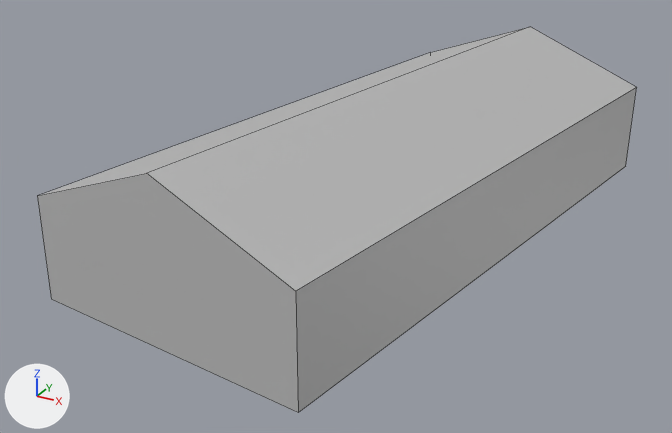
One commit to the FBX model Assets/Models/Casas varias/Casa_25.fbx: the scene before it, then after it.
The view is the same before and after, from a 50 mm lens placed at (0.157, -0.327, 0.152), pointed at (-0.012, -0.019, -0.003). The lights are fixed; the arrows at lower left show +X, +Y and +Z. The first picture is the older version. Mesh edges are drawn as thin lines. Where no turn or scale is listed for an object, it has been applied to the vertices.

In view in the first picture: 'Casa_25'.
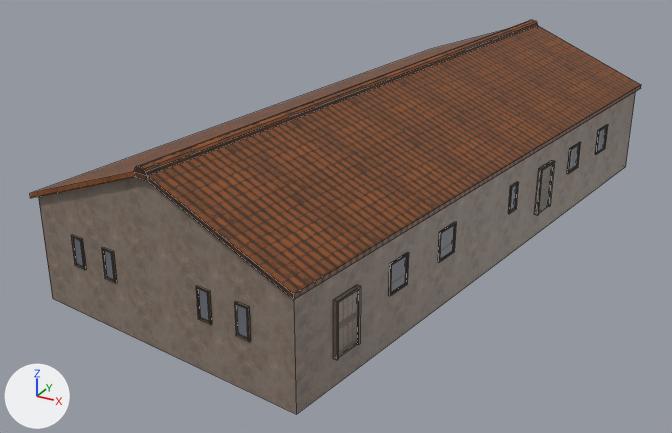
Boxes [x1, y1, x2, y2] around the edits, measured in the pictures (672 x 433 px):
'Casa_25', reshaped, recoloured (darker)
    before: [37, 27, 636, 413]
    after: [30, 20, 641, 414]
part 1 of me_mesh, built on
    before: [37, 27, 636, 413]
    after: [30, 20, 641, 414]
part 2 of me_mesh, added
    after: [508, 125, 608, 215]

The change, as a diff of the scene's bpy script:
```diff
--- a/Assets/Models/Casas varias/Casa_25.fbx.py
+++ b/Assets/Models/Casas varias/Casa_25.fbx.py
@@ img_textura_pared_estuco_tga @@
+img_textura_pared_estuco_tga = load_image('textura_pared_estuco.tga', '../../Textures/textura_pared_estuco.tga', 512, 512, 'sRGB')
@@ img_detalles_casas_tga @@
+img_detalles_casas_tga = load_image('Detalles_casas.tga', '../../Textures/Detalles_casas.tga', 2048, 2048, 'sRGB')
@@ img_textura_tejados_exterior_tga @@
+img_textura_tejados_exterior_tga = load_image('textura_tejados_exterior.tga', '../../Textures/textura_tejados_exterior.tga', 500, 500, 'sRGB')
@@ mat_mat_pared_estuco @@
+mat_mat_pared_estuco = principled_material('Mat_pared_estuco')
+mat_mat_pared_estuco.texture = img_textura_pared_estuco_tga
@@ mat_mat_detalles_casas @@
+mat_mat_detalles_casas = principled_material('Mat_Detalles_casas')
+mat_mat_detalles_casas.texture = img_detalles_casas_tga
@@ mat_mat_tejados_exterior @@
+mat_mat_tejados_exterior = principled_material('Mat_tejados_exterior')
+mat_mat_tejados_exterior.texture = img_textura_tejados_exterior_tga
@@ me_mesh @@
 # used by ob_casa_25; location = (0.0, 0.0, 0.0)
-me_mesh.from_pydata(...)  # 10 vertices, 6 faces; spans x -0.075..0.075, y -0.134..0.134, z -0.01..0.051
-me_mesh.materials.append(mat_lambert1)  # grey #bcbcbc
+me_mesh.from_pydata(...)  # 566 vertices, 416 faces; spans x -0.076..0.076, y -0.138..0.138, z -0.01..0.055
+# me_mesh part 1: 6 vertices removed from x -0.038..0.038, y -0.134..0.134, z -0.01..0.051; 466 vertices added at x -0.076..0.076, y -0.138..0.138, z -0.01..0.055
+# me_mesh part 2: 96 vertices added at x 0.056..0.07, y -0.008..0.086, z 0.0..0.02
+me_mesh.materials.append(mat_mat_tejados_exterior)  # picture img_textura_tejados_exterior_tga
+me_mesh.materials.append(mat_mat_detalles_casas)  # picture img_detalles_casas_tga
+me_mesh.materials.append(mat_mat_pared_estuco)  # picture img_textura_pared_estuco_tga
```
